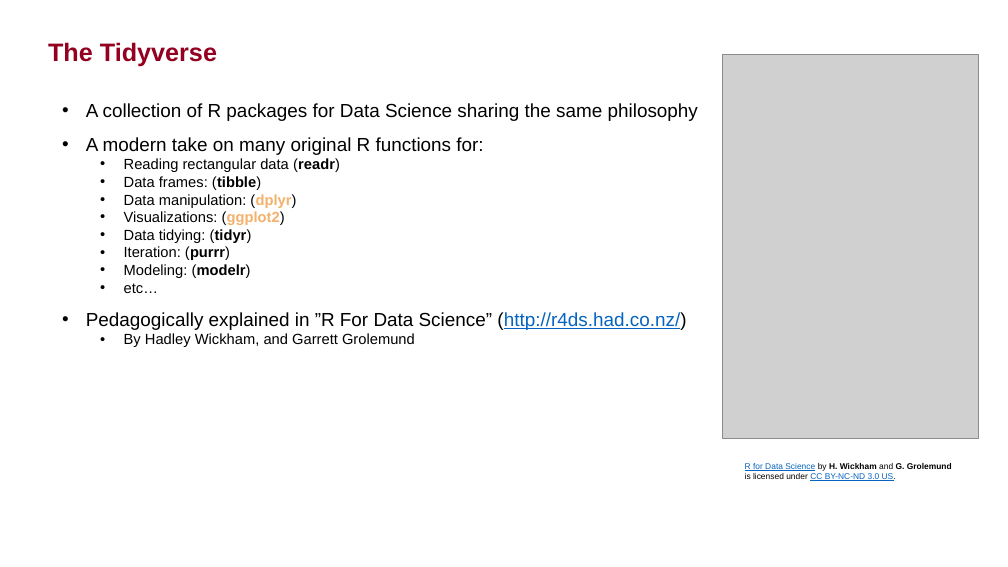
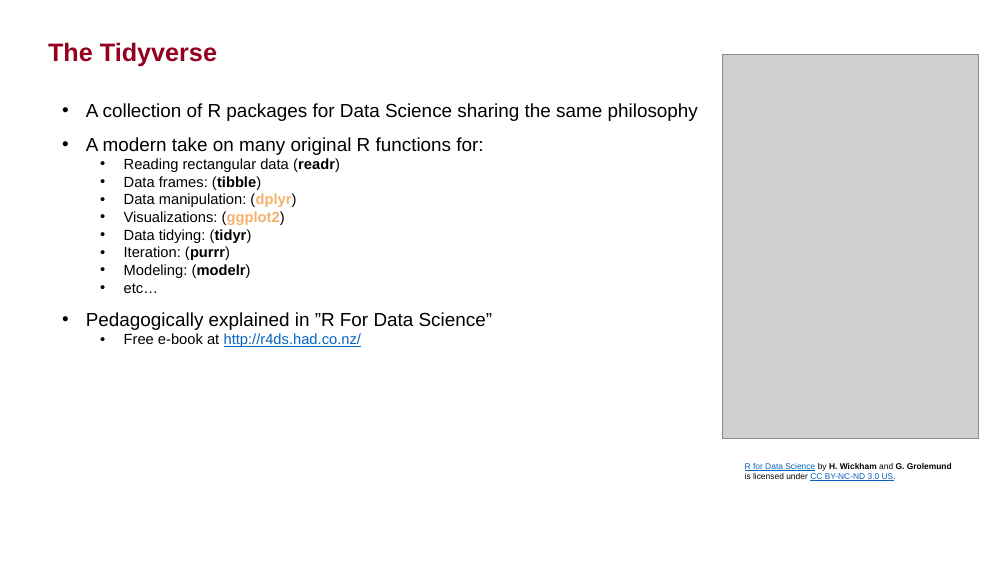
Before and after one commit to olofgarpinger/hands_on_data_science, a slide deck: slide 4 of foo_cafe_hods_20180614.pptx. Drawn at 1008x567 pixels with LibreOffice and Linux fonts; fonts in the diff are those of the drawing; grey boxes stand for pictures; background and template pictures are left out. Boxes give left, top, right and bottom in pixels: in the first picture for what was removed or moved away, otherwise in the second. Text is boxed around its words. In the diff, an @@ line names an element or a change of style, - is before the commit and + after.

```diff
--- a/foo_cafe_hods_20180614.pptx
+++ b/foo_cafe_hods_20180614.pptx
@@ text at [86, 312, 493, 347]: text changed @@
-• Pedagogically explained in ”R For Data Science” (http://r4ds.had.co.nz/)
-  • By Hadley Wickham, and Garrett Grolemund
+• Pedagogically explained in ”R For Data Science”
+  • Free e-book at http://r4ds.had.co.nz/
```
Also in this commit, not shown: 2 other slides changed.
